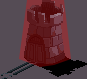
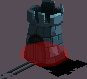
Before/after of a 87x79 layered artwork. What changed in the layer stack:
added layer "Collider small" (30%) above "Collider" over [19, 41, 70, 67]
hid "Collider" over [19, 0, 71, 67]
